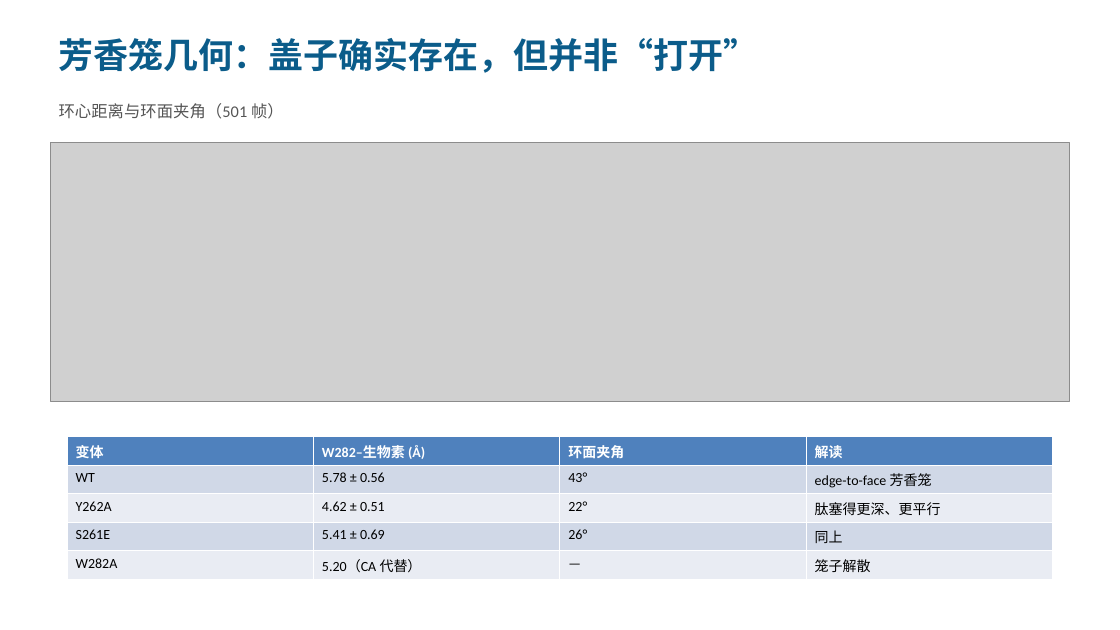
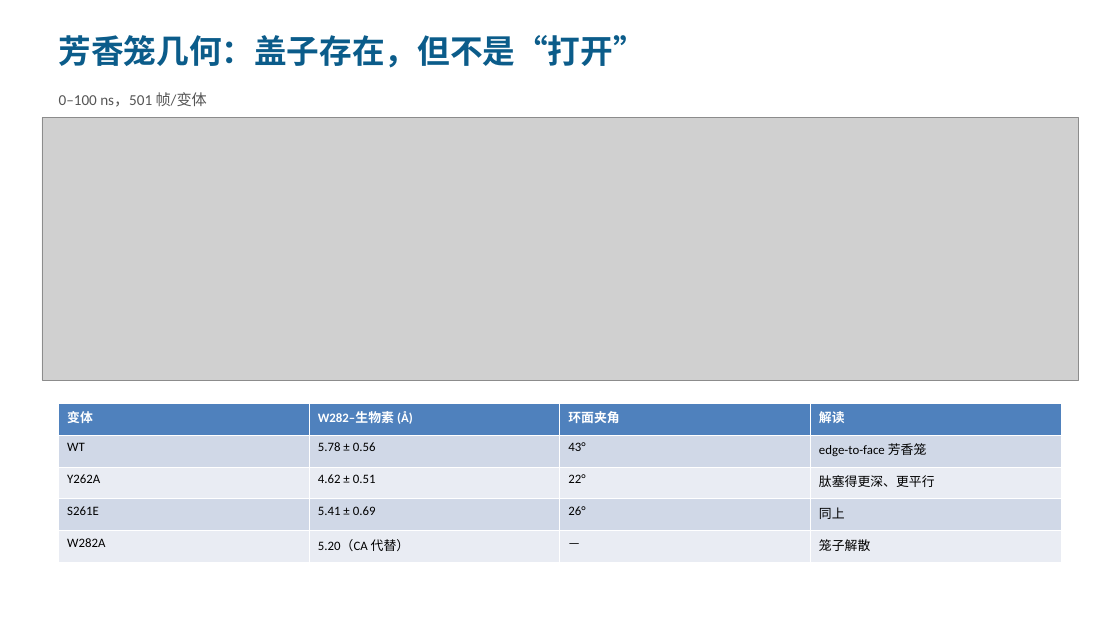
Before and after one commit to wangran-bio-ai/StructurePrep-Toolkit, a slide deck: slide 7 of results/MD_results_summary.pptx. Drawn at 1120x630 pixels with LibreOffice and Linux fonts; fonts in the diff are those of the drawing; grey boxes stand for pictures. Boxes give left, top, right and bottom in pixels: in the first picture for what was removed or moved away, otherwise in the second. Text is boxed around its words. In the diff, an @@ line names an element or a change of style, - is before the commit and + after.

```diff
--- a/results/MD_results_summary.pptx
+++ b/results/MD_results_summary.pptx
@@ text at (59, 35, 646, 68): text changed; size 30 to 28 pt @@
-芳香笼几何：盖子确实存在，但并非“打开”
+芳香笼几何：盖子存在，但不是“打开”
@@ picture: place and size @@
-picture at (50, 143, 1070, 401)
+picture at (42, 118, 1078, 380)
@@ text at (59, 92, 207, 107): text changed; size 14 to 13 pt @@
-环心距离与环面夹角（501 帧）
+0–100 ns，501 帧/变体
@@ table at (59, 403, 1060, 563) @@
@@ size 12 to 11 pt @@
@@ table: place and size @@
-table at (67, 437, 1052, 580)
+table at (59, 403, 1060, 563)
```
Also in this commit, not shown: 7 other slides changed, 1 slide added.
